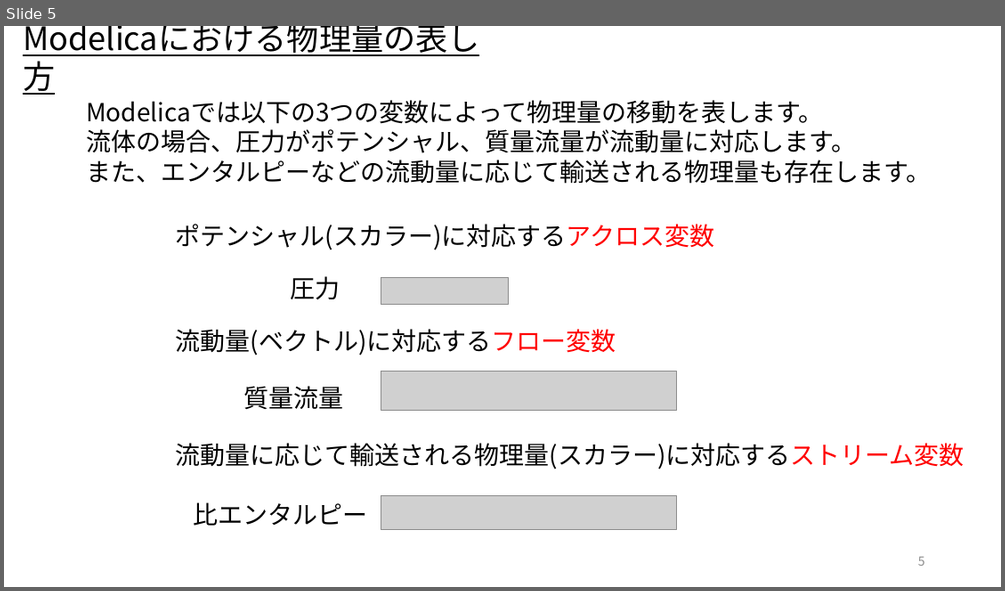
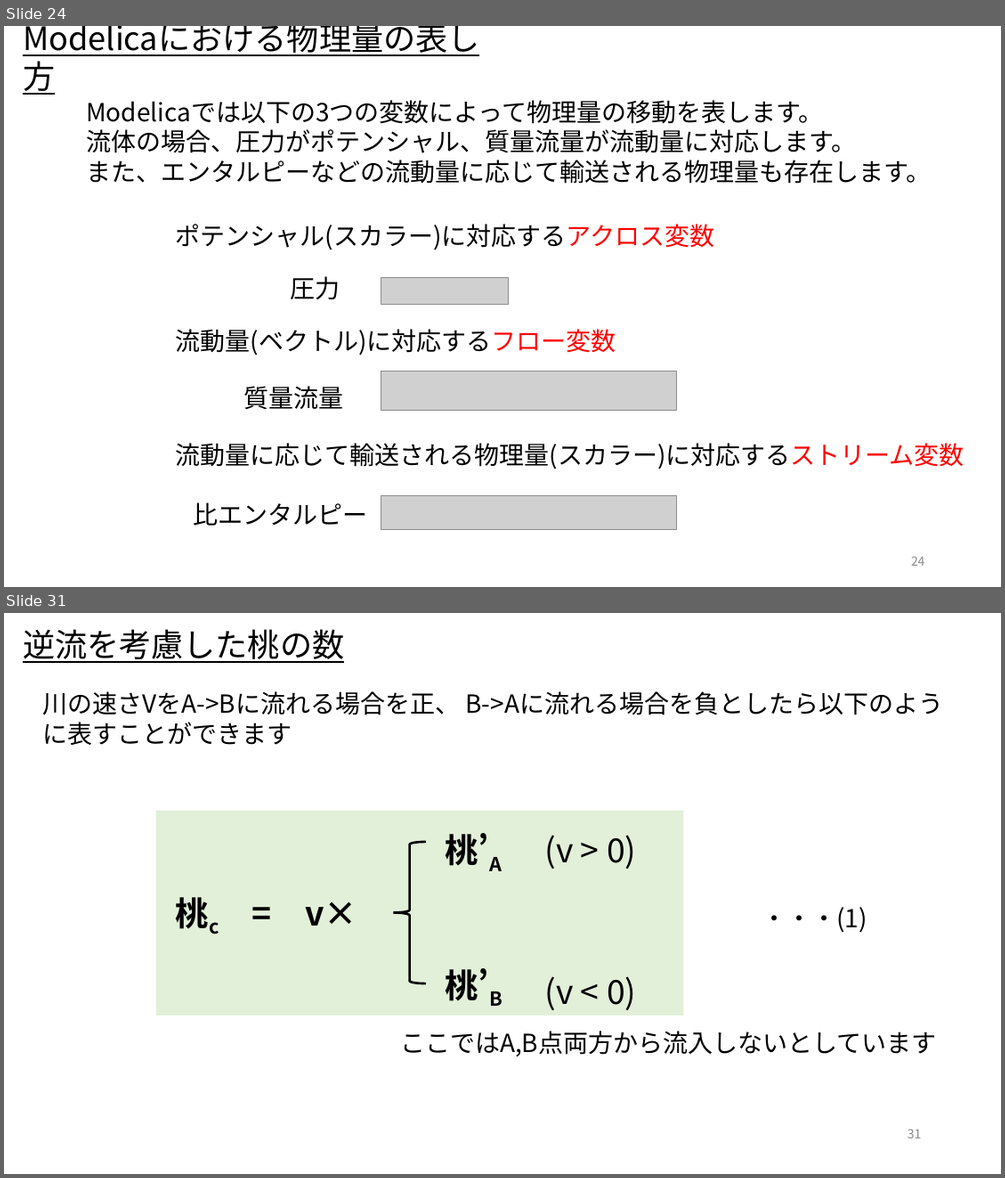
Before and after one commit to cubakija/OpenModelica_Tutorials_Ja, a slide deck: Dev/7_PhysicsDomainModel/OpenModelica_Tutorials_7_PlantModel.pptx. Shown one above the other, each under a label of ours: slide 5 before the commit, slides 24 and 31 after it; the slides between them are not shown. The pictures are 1005x591 and 1005x1178 pixels, drawn with LibreOffice and Linux fonts; fonts in the diff are those of the drawing; grey boxes stand for pictures. Boxes give left, top, right and bottom in pixels: in the first picture for what was removed or moved away, otherwise in the second. Text is boxed around its words. In the diff, an @@ line names an element or a change of style, - is before the commit and + after.

```diff
--- a/Dev/7_PhysicsDomainModel/OpenModelica_Tutorials_7_PlantModel.pptx
+++ b/Dev/7_PhysicsDomainModel/OpenModelica_Tutorials_7_PlantModel.pptx
@@ slide 31 added at box(4, 613, 1001, 1174), background #FFFFFF @@
@@ text added at box(23, 629, 344, 663), 31 pt, text #000000, underline @@
+逆流を考慮した桃の数
@@ text added at box(42, 691, 944, 715), 24 pt, text #000000 @@
+川の速さVをA->Bに流れる場合を正、 B->Aに流れる場合を負としたら以下のように表すことができます
@@ rectangle added at box(156, 811, 684, 1015), fill #E2F0D9 @@
@@ text added at box(761, 907, 866, 933), 24 pt, text #000000 @@
+・・・(1)
@@ group added at box(176, 833, 636, 1010): 5 texts, 1 left brace @@
+桃c = v×
+桃’A
+桃’B
+(v > 0)
+(v < 0)
@@ text added at box(400, 1030, 936, 1056), 24 pt, text #000000 @@
+ここではA,B点両方から流入しないとしています
@@ page number added at box(907, 1128, 922, 1138), 12 pt, text #8C8C8C @@
+31
@@ what was slide 5 is now slide 24 @@
@@ page number at box(911, 556, 925, 565): text changed @@
-5
+24
```
Also in this commit, not shown: 7 slides changed, 59 other slides added, 1 slide removed.
